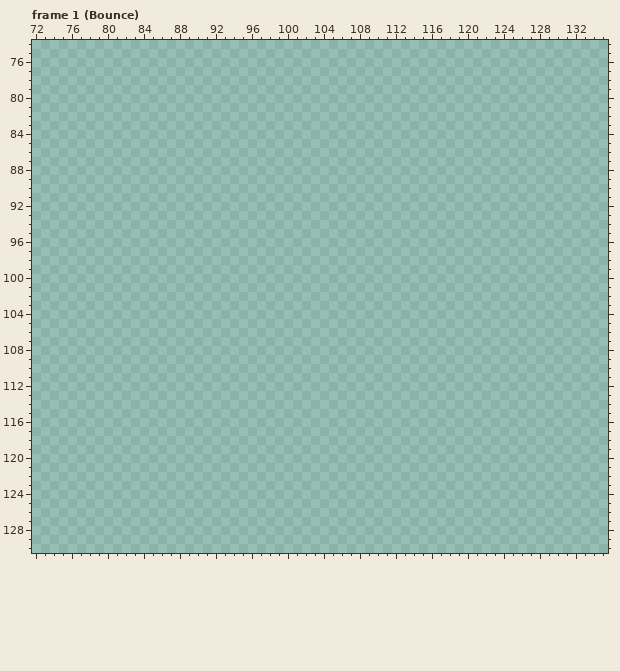
Two versions of one pixel-art file, Main Build/Art/Kell Cato Idle Testing.aseprite. Above, as it was before the edit.
256x256 pixels, 9 frames. Shown: frame 1 (Bounce): x 72..135, y 74..130. The commit also changed other frames or places, which this record leaves out.
Visible layers, top first: "Attack Critical", "Attack Color", "Defend", "Focus".
Palette (. is transparent): 
Pixels before, frame 1 (Bounce) (only the part around the change), first column x 72:
 74 ................................................................
 75 ................................................................
 76 ................................................................
 77 ................................................................
 78 ................................................................
 79 ................................................................
 80 ................................................................
 81 ................................................................
 82 ................................................................
 83 ................................................................
 84 ................................................................
 85 ................................................................
 86 ................................................................
 87 ................................................................
 88 ................................................................
 89 ................................................................
 90 ................................................................
 91 ................................................................
 92 ................................................................
 93 ................................................................
 94 ................................................................
 95 ................................................................
 96 ................................................................
 97 ................................................................
 98 ................................................................
 99 ................................................................
100 ................................................................
101 ................................................................
102 ................................................................
103 ................................................................
104 ................................................................
105 ................................................................
106 ................................................................
107 ................................................................
108 ................................................................
109 ................................................................
110 ................................................................
111 ................................................................
112 ................................................................
113 ................................................................
114 ................................................................
115 ................................................................
116 ................................................................
117 ................................................................
118 ................................................................
119 ................................................................
120 ................................................................
121 ................................................................
122 ................................................................
123 ................................................................
124 ................................................................
125 ................................................................
126 ................................................................
127 ................................................................
128 ................................................................
129 ................................................................
130 ................................................................
After the commit:
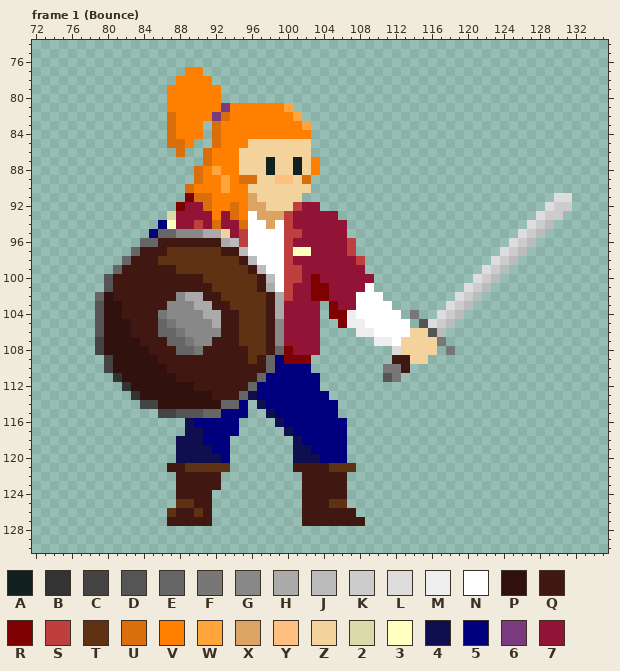
Colours new in this view: A #122020  B #333333  C #444444  D #555555  E #666666  F #777777  G #888888  H #aaaaaa  J #bbbbbb  K #cccccc  L #dddddd  M #eeeeee  N #ffffff  P #30110d  Q #401811  R #7f0000  S #bf3f3f  T #5f3214  U #da6e0a  V #ff7f00  W #ffa53c  X #dba463  Y #ffbf81  Z #f4d29c  2 #dadaab  3 #ffffbf  4 #0f0f50  5 #00007f  6 #793a80  7 #911437
The edit:
layer "Idle Copy" now shown
Frame 1 (Bounce), layer "Idle Copy":
y 77: x 89..90 .. -> VV
y 78: x 88..91 .... -> VVVV
y 79..80: x 87..92 ...... -> VVVVVV
y 81: x 87..100 .............. -> VVVVVV6VVVVVVW
y 82: x 87..101 ............... -> UVVVV6UVVVVVVVW
y 83: x 87..90 .... -> UVVV; x 92..102 ........... -> UVVVVVVVVVW
y 84: x 87..90 .... -> UVVV; x 92..102 ........... -> UVVVVVVVVVV
y 85: x 87..89 ... -> UUV; x 92..102 ........... -> UVVVZZZZZZZ
y 86: x 88 . -> U; x 91..102 ............ -> UVVVZZZZZZZZ
y 87: x 91..103 ............. -> UVVVZZZAZZAZV
y 88: x 90..103 .............. -> UVWVVZZZAZZAZV
y 89: x 90..102 ............. -> UVVWVUUZZYYZU
y 90: x 89..102 .............. -> UVVVWVVZZZZZZZ
y 91: x 89..101 ............. -> RUUVVVVXZZZZZ; x 130..131 .. -> LL
y 92: x 88..103 ................ -> R77UVVUVXXZZZS77; x 129..131 ... -> LKK
y 93: x 87..105 ................... -> 27777V7UVNXXXS77777; x 128..130 ... -> LKK
y 94: x 86..106 ..................... -> 5377S7U77UNNXNS777777; x 127..129 ... -> LKJ
y 95: x 85..106 ...................... -> 5EEGGGHHZ7SNNNNSS77777; x 126..128 ... -> LKJ
y 96: x 84..107 ........................ -> EEQQQQQQQHJSNNNNS777777S; x 125..127 ... -> LKJ
y 97: x 83..107 ......................... -> EQQQTTTTTTQQJNNNNS337777S; x 124..126 ... -> LKJ
y 98: x 82..108 ........................... -> EQQQTTTTTTTTTQJNNNS7777777S; x 123..125 ... -> LKJ
y 99: x 81..108 ............................ -> EQQQQQQTTTTTTTTQJNNSS7777777; x 122..124 ... -> LKJ
y 100: x 80..109 .............................. -> DQQQQQQQQQQTTTTTTQJNSS7R777777; x 121..123 ... -> LKJ
y 101: x 80..109 .............................. -> DQQQQQQQQQQQTTTTTQHNS77RR7777N; x 120..122 ... -> LKJ
y 102: x 79..110 ................................ -> EPQQQQQQQGHHQQTTTTTQHS77RR777NNN; x 119..121 ... -> LKJ
y 103: x 79..103 ......................... -> DPPQQQQQGGGHHQQTTTTQH7777; x 105..111 ....... -> R77NNNN; x 118..120 ... -> LKJ
y 104: x 79..103 ......................... -> DPPQQQQFGGGGHHQQTTTQH7777; x 105..112 ........ -> RRMNNNNN; x 114 . -> F; x 117..119 ... -> LKJ
y 105: x 79..103 ......................... -> DPPPQQQEFGGGGHQQTTTQG7777; x 106..113 ........ -> RMMNNNNN; x 115..118 .... -> DLKJ
y 106: x 79..103 ......................... -> DPPPQQQEEFGGGGQQTTTQG7777; x 108..117 .......... -> MMNNNNZZDJ
y 107: x 79..103 ......................... -> CPPPPQQQEEFGGQQQTTTQG7777; x 110..117 ........ -> MMNZZZZF
y 108: x 79..103 ......................... -> CPPPPPQQQEEFQQQQQTTQER777; x 112..116 ..... -> LZZZZ; x 118 . -> F
y 109: x 80..102 ....................... -> CPPPPPQQQQQQQQQQTQE5RRR; x 112..115 .... -> QQZZ
y 110: x 80..102 ....................... -> CPPPPPPQQQQQQQQQQQE5555; x 111..113 ... -> FFQ
y 111: x 81..103 ....................... -> BPPPPPPQQQQQQQQQE555555; x 111..112 .. -> DF
y 112: x 82..103 ...................... -> BPPPPPPPQQQQQQE5555555
y 113: x 83..104 ...................... -> BPPPPPPPPQQQE455555555
y 114: x 84..95 ............ -> CCPPPPPPPEE5; x 97..105 ......... -> 455555555
y 115: x 86..95 .......... -> CCDDDEE555; x 98..105 ........ -> 45555555
y 116: x 89..94 ...... -> 455555; x 99..106 ........ -> 45555555
y 117: x 89..94 ...... -> 445555; x 100..106 ....... -> 4555555
y 118: x 88..93 ...... -> 444555; x 101..106 ...... -> 455555
y 119: x 88..93 ...... -> 444455; x 101..106 ...... -> 445555
y 120: x 88..93 ...... -> 444445; x 101..106 ...... -> 444555
y 121: x 87..93 ....... -> QQTTTTT; x 101..107 ....... -> QQQQTTT
y 122..123: x 88..92 ..... -> QQQQQ; x 102..106 ..... -> QQQQQ
y 124: x 88..91 .... -> QQQQ; x 102..106 ..... -> QQQQQ
y 125: x 88..91 .... -> TTQQ; x 102..106 ..... -> QQQTT
y 126: x 87..91 ..... -> TQQTQ; x 102..107 ...... -> QQQQQQ
y 127: x 87..91 ..... -> QQQQQ; x 102..108 ....... -> QQQQQQQ
